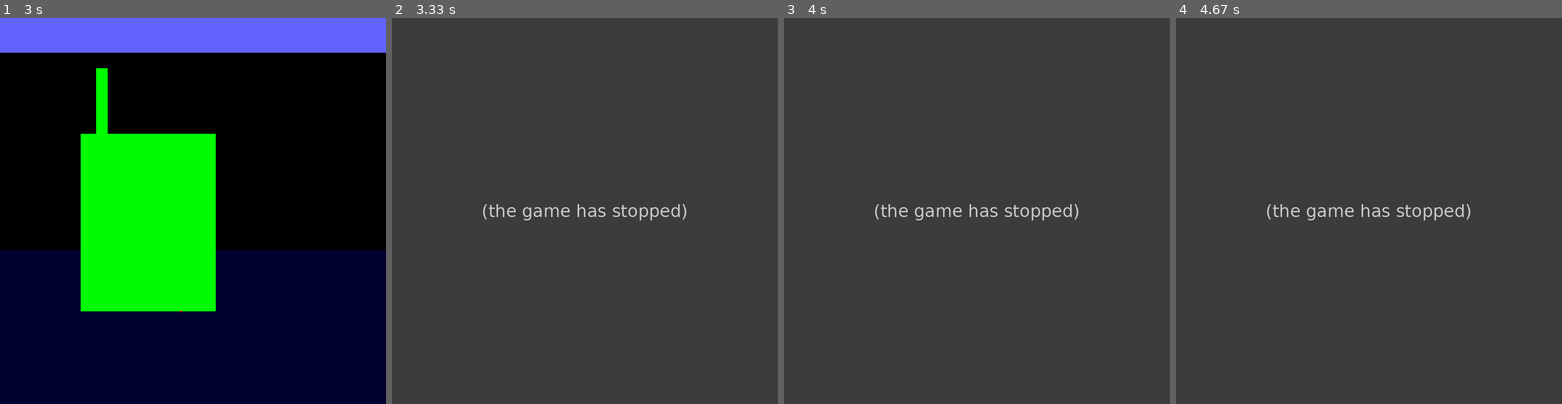
Above: before the commit, frames 1-4 (left to right).
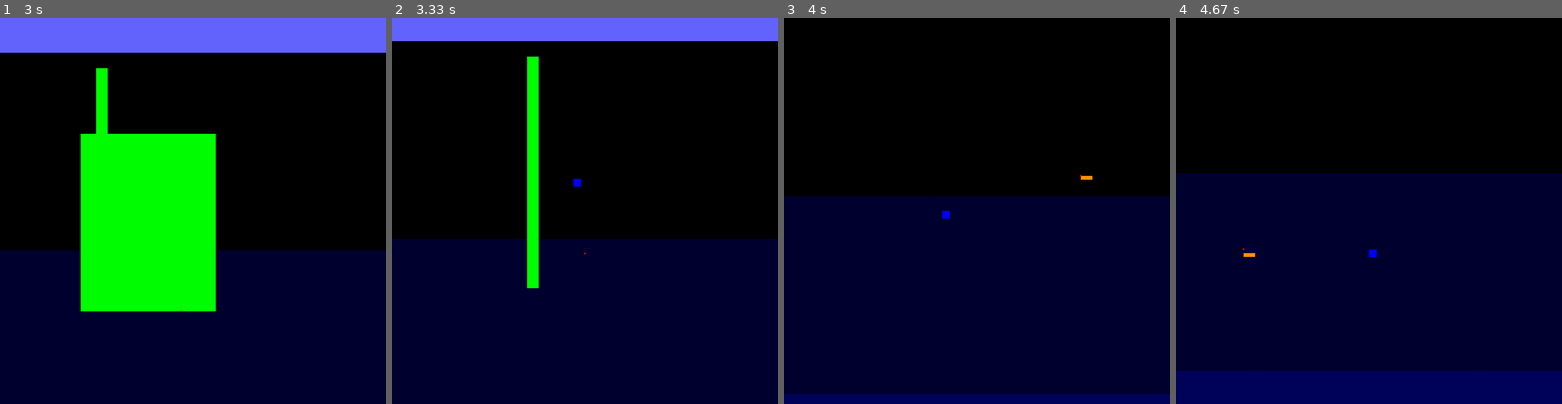
Above: after the commit, the same moments.

Repository: Jarten0/PygamePlus
Game: pygame game, started from main.py
The game is run twice, just before and just after one commit, with the same random seed, the same clock (stepped at 60 frames per second) and the same inputs.
Inputs (mouse positions are in pixels of both pictures, inside the frame that each line leads up to):
- Up to frame 1 (3 s): tap A at 0.33 s; hold Right 0.67-1.13 s; hold D 0.67-1.13 s; move the mouse to (316, 199) at 0.7 s; hold O 1.17-1.47 s; hold Up 1.17-1.47 s; hold W 1.17-1.47 s; move the mouse to (100, 214) at 1.2 s; click (73, 299) at 1.55 s; hold Left 1.83-2.13 s; hold A 1.83-2.13 s; click (92, 68) at 1.92 s; hold Right 2.17-2.63 s; hold D 2.17-2.63 s; click (100, 133) at 2.25 s; hold Left from 2.67 s (still down); hold A from 2.67 s (still down); click (173, 311) at 2.75 s
- Up to frame 2 (3.33 s): release Left at 3.2 s; release A at 3.2 s; hold 0 from 3.23 s (still down); hold Down from 3.23 s (still down); hold S from 3.23 s (still down); click (585, 257) at 3.32 s
- Up to frame 3 (4 s): release 0 at 3.53 s; release Down at 3.53 s; release S at 3.53 s; hold Right 3.57-3.87 s; hold D 3.57-3.87 s; click (922, 129) at 3.65 s; hold 4 from 3.9 s (still down); hold Left from 3.9 s (still down); hold A from 3.9 s (still down); click (1077, 176) at 3.98 s
- Up to frame 4 (4.67 s): tap 2 at 4.05 s; release 4 at 4.3 s; release Left at 4.3 s; release A at 4.3 s; hold Up from 4.33 s (still down); hold W from 4.33 s (still down); click (1241, 249) at 4.42 s

Frame 1 is identical in both runs. In frame 2, 100% of the frame differs, in the area x 0-100%, y 0-100%; in frame 3, 100%; in frame 4, 100%.
Error before the commit: KeyError: 0 (main.py line 339); the game stopped at 3.32 s (later frames are placeholders)

Commit message:
added character TOML
just learned how config files work, and decided to make use of that info to add a config file for the character. More on the way soon.

Diff:
--- /dev/null
+++ b/ConfigFiles/characterProperties.toml
@@ -0,0 +1,33 @@
+#Notice: Pygame uses a flipped Y-Axis, so for all y-movement
+#related properties, remember that the origin is in the
+#top left corner instead of the bottom left corner
+
+#Also, the game runs at 240 physics updates per second
+#So one frame is 1/240th of a second
+
+#Initial position and size of character
+[body]
+xpos = 500
+ypos = 0
+xlength = 20
+ylength = 20
+
+#Basic movement stats to tweak
+[run]
+runSpeed = 6
+runAcceleration = 1
+runDeceleration = 0.5
+
+#Basic vertical movement stats
+#(Read top notice)
+[jump]
+gravityStrength = 7
+jumpPower = -18
+
+#Dash stats
+[dash]
+dashCount = 1
+dashLength = 10
+dashCooldownLength = 12
+dashSpeed = 18
+dashDeceleration = 1
--- a/character.py
+++ b/character.py
@@ -1,6 +1,7 @@
 import boards as Boards
 import cameramanager as cam
 from timer import Timer
+import tomllib, os
 #import main
 colors = {
     "red":   (255,0,  0  ),
@@ -9,32 +10,38 @@
     "gray":  (30, 30, 30 ),
 }
 class create():
-    def __init__(self, x, y, xl, yl, xv = 0, yv = 0, gr = False, st = 0, wj = False):
-        self.x = x
-        self.y = y
-        self.xl = xl
-        self.yl = yl
-        self.xv = xv
-        self.yv = yv
-        self.gr = gr
-        self.st = st
-        self.wj = wj
+    def __init__(self):
+        with open(os.getcwd()+'\ConfigFiles\characterProperties.toml', "rb") as f:
+            configFile = tomllib.load(f)
+            print(configFile)
+        self.x = configFile['body']['xpos']
+        self.y = configFile['body']['ypos']
+        self.xl = configFile['body']['xlength']
+        self.yl = configFile['body']['ylength']
+        self.xv = 0
+        self.yv = 0
+        self.gr = False
+        self.st = False
+        self.wj = False
         self.w = None
-        self.speed = 6
-        self.acc = 1
-        self.decel = 0.5
+        self.speed = configFile['run']['runSpeed']
+        self.acc = configFile['run']['runAcceleration']
+        self.decel = configFile['run']['runDeceleration']
         self.dyndecel = 1
-        self.jumppower = -18
-        self.gravity = 7
-        self.dashes = 1
+        self.jumppower = configFile['jump']['jumpPower']
+        self.gravity = configFile['jump']['gravityStrength']
+        self.dashes = configFile['dash']['dashCount']
         self.dashstate = False
         self.dashleave = True
-        self.dashlength = 10
-        self.dashcooldown = 8
-        self.dashspeed = 18
+        self.dashlength = configFile['dash']['dashLength']
+        self.dashcooldown = configFile['dash']['dashCooldownLength']
+        self.dashspeed = configFile['dash']['dashSpeed']
         self.dashlist = [False, False, False, False]
-        self.dashslow = 1
+        self.dashslow = configFile['dash']['dashDeceleration']
         self.color = colors["red"]
+        self.DCsuper = 0
+        self.DChyper = 0
+
 
     def die(self, yspawn = 10000, jumpOnSpawn = True, xspawn = 500):
         self.x = xspawn
@@ -50,7 +57,7 @@
         self.yv = self.jumppower
         self.gr = False
         self.dashslow = 1
-        self.xv * 1.2
+        self.xv * 2
         self.dashslow = 1
         if self.dashleave or self.dashstate:
             print("Dash Cancel")
--- a/input.py
+++ b/input.py
@@ -92,11 +92,10 @@
 
 
 def main():
-    import EZPickle as FileManager
-    mappedInputs = FileManager.load('Save Data/input mappings.dat')
-    if mappedInputs== False:
-        mappedInputs = defaultInputs
-
+    import os, tomllib
+    with open(os.getcwd()+'\ConfigFiles\characterProperties.toml', "rb") as f:
+            configFile = tomllib.load(f)
+            print(configFile)
     stop = False
     Info = """
     This program is a script intended on being used to adjust what keybinds are to correlate to whichever actions are best suited in the user's preference
@@ -151,7 +150,7 @@
                     word += " "
                 print(word)
                 print(f"Current action: {i}")
-                print(f"Current keybinds set to {i}: {mappedInputs[i]}")
+                print(f"Current keybinds set to {i}: {configFile[i]}")
                 print("Leave input blank and press enter to select next action")
                 print("Type in a command or the number correlating to the below command")
                 inputFromUser = input("Add: 1, Remove: 2, Pop: 3, Reset: 4, Save: 5, Exit: 6, Help: 7 \n> ")
@@ -166,7 +165,7 @@
                             print("Available input options: ", keyBindListKeys)
                         elif inputFromUser in keyBindListKeys:
                             print(f"Binded {inputFromUser} to {i}")
-                            mappedInputs[i].append(inputFromUser)
+                            configFile[i].append(inputFromUser)
                             break
                 elif inputFromUser.lower() == "remove" or inputFromUser == "2":
                     while True:
@@ -175,28 +174,34 @@
                         if inputFromUser == 'cancel':
                             break
                         elif inputFromUser == 'list':
-                            print(f"Current mapped buttons to {i}: {mappedInputs[i]}")
-                        elif inputFromUser in mappedInputs[i]:
+                            print(f"Current mapped buttons to {i}: {configFile[i]}")
+                        elif inputFromUser in configFile[i]:
                             print(f"Removed {inputFromUser} from {i}")
-                            mappedInputs[i].remove(inputFromUser)
+                            configFile[i].remove(inputFromUser)
                             break
                 elif inputFromUser.lower() == "pop" or inputFromUser == "3":
-                    if len(mappedInputs[i]) > 0:
-                        print(f"Removed {mappedInputs[i]} from the top of the list")
-                        mappedInputs[i].pop()
+                    if len(configFile[i]) > 0:
+                        print(f"Removed {configFile[i]} from the top of the list")
+                        configFile[i].pop()
                     else:
                         print(f"No buttons currently mapped to {i}")
                 elif inputFromUser.lower() == "reset" or inputFromUser == "4":
                     print(f"Reset {i} to default bindings")
-                    mappedInputs[i] = defaultInputKeys[i]
+                    configFile[i] = defaultInputKeys[i]
                 elif inputFromUser.lower() == "save" or inputFromUser == "5":
                     print(f"Saving current progress...")
-                    FileManager.save(mappedInputs, 'Save Data/input mappings.dat')
-                    if mappedInputs == FileManager.load('Save Data/input mappings.dat'):
+
+
+
+                    """
+FileManager.save(configFile, 'Save Data/input mappings.dat')
+                    if configFile == FileManager.load('Save Data/input mappings.dat'):
                         print("Saved successfully.")
                     else:
                         print("Save failure! Panic!")
-                        print(mappedInputs, FileManager.load('Save Data/input mappings.dat'))
+                        print(configFile, FileManager.load('Save Data/input mappings.dat'))
+"""
+
                 elif inputFromUser.lower() == "exit" or inputFromUser == "6":
                     inputFromUser = input("Are you sure? [Y/n]> ")
                     if inputFromUser.upper() == "Y":
--- a/main.py
+++ b/main.py
@@ -34,8 +34,8 @@
     drawRect(char.color, char.x, char.y, char.xl, char.yl)
 
 #Render Platforms ---------------------------------
-    for platID in range(len(level.plat)):
-        drawRect(level.plat[platID].color, level.plat[platID].x, level.plat[platID].y, level.plat[platID].xl, level.plat[platID].yl)
+    for platformToBeDrawn in level.plat.values():
+        drawRect(platformToBeDrawn.color, platformToBeDrawn.x, platformToBeDrawn.y, platformToBeDrawn.xl, platformToBeDrawn.yl)
 
 #Render Temporary Platform ------------------------
     if placestage > 0:
@@ -217,9 +217,10 @@
             if not mousedown:
                 print("Click!")
                 if select == 0:
-                    for i in level.plat:
-                        if platform.collision.check(mouseposx, mouseposy, 1, 1, level.plat[i].x, level.plat[i].y, level.plat[i].xl, level.plat[i].yl):
-                            del level.plat[i]
+                    for platformThing in level.plat:
+                        platformToBeDeleted = level.plat[platformThing]
+                        if platform.collision.check(mouseposx, mouseposy, 1, 1, platformToBeDeleted.x, platformToBeDeleted.y, platformToBeDeleted.xl, platformToBeDeleted.yl)[0]:
+                            del level.plat[platformThing]
                             break
 
                 elif placestage == 0:
@@ -335,17 +336,10 @@
 #Platform checker, uses pre-determined checking of which parts of the wall have been collided with
 
 #Run functions
-        for platformToBeChecked in range(len(level.plat)):
-            pTBC = level.plat[platformToBeChecked]
-            wallcheck = platform.collision.check(char.x, char.y, char.xl, char.yl, pTBC.x, pTBC.y, pTBC.xl, pTBC.yl)
-            if pTBC.type == 1:
-                platform.types.wall(char, wallcheck, pTBC),
-            if pTBC.type == 2:
-                platform.types.passthrough(char, wallcheck, pTBC),
-            if pTBC.type == 3:
-                platform.types.lava(char, wallcheck, pTBC),
-            if pTBC.type == 4:
-                platform.types.bounce(char, wallcheck, pTBC)
+        for platformToBeChecked in level.plat.values():
+            wallcheck = platform.collision.check(char.x, char.y, char.xl, char.yl, platformToBeChecked.x, platformToBeChecked.y, platformToBeChecked.xl, platformToBeChecked.yl)
+            platform.types.functionList[platformToBeChecked.type](char, wallcheck, platformToBeChecked)
+
 
     #Render Scene ===============================================================================================================
         if renderFrame:
@@ -377,7 +371,7 @@
     FileManager.save(p, properetiesFileName)
 
 
-    char = character.create(p.screen_width/2, 0, 20, 20)
+    char = character.create()
     font = pyg.font.Font('freesansbold.ttf', 32)
 
     clock = pyg.time.Clock()
--- a/platforms.py
+++ b/platforms.py
@@ -37,7 +37,7 @@
 
 #Finds next available ID for platform listing, so that when a platform gets
 #deleted, that spot is detected and used instead of never getting used
-def NextID(platformList):
+def NextID(platformList) -> int:
     keylist = platformList.keys()
     print(keylist, platformList)
     for i in range(len(platformList)):
@@ -47,7 +47,7 @@
     return len(platformList)
 
 class create():
-    def __init__(self, x, y, xl, yl, type = 0):
+    def __init__(self, x, y, xl, yl, type = 0) -> None:
         self.x = x
         self.y = y
         self.xl = xl
@@ -59,7 +59,7 @@
 
 class collision():
     #C = Character, P = Platform, L = Length
-    def check(cx, cy, cxl, cyl, px, py, pxl, pyl):
+    def check(cx, cy, cxl, cyl, px, py, pxl, pyl) -> list[bool]: #Checks
         lis = [False, False, False, False, False]
         if cy + cyl >= py and cy <= py + pyl:
             if cx + cxl >= px and cx <= px + pxl:
@@ -76,7 +76,7 @@
         return lis
 
 class types():
-    def wall(char, wallcheck, pTBC):
+    def wall(char, wallcheck, pTBC) -> None:
         if wallcheck[1]:
             char.gr = True
             char.y = pTBC.y - char.yl
@@ -107,7 +107,7 @@
                 char.wj = True
                 char.w = [wallcheck[2], wallcheck[4]]
 
-    def passthrough(char, wallcheck, pTBC):
+    def passthrough(char, wallcheck, pTBC) -> None:
         if wallcheck[1]:
             if char.yv >= 0 and not Boards.getP("down"):
                 char.gr = True
@@ -116,11 +116,11 @@
                 #Timer.set("dashcool", True)
                 Timer.set("CoyoteTime", 0, True)
 
-    def lava(char, wallcheck, pTBC):
+    def lava(char, wallcheck, pTBC) -> None:
         if wallcheck[0]:
             char.die()
 
-    def bounce(char, wallcheck, pTBH):
+    def bounce(char, wallcheck, pTBC) -> None:
         if wallcheck[0]:
             char.resetDash()
             char.yv = -22
@@ -128,3 +128,10 @@
                 char.xv = char.speed
             elif char.xv < -char.speed:
                 char.xv = -char.speed
+
+    functionList = {
+        1: wall,
+        2: passthrough,
+        3: lava,
+        4: bounce,
+    }
Empty file added: ConfigFiles/inputMapper.toml
